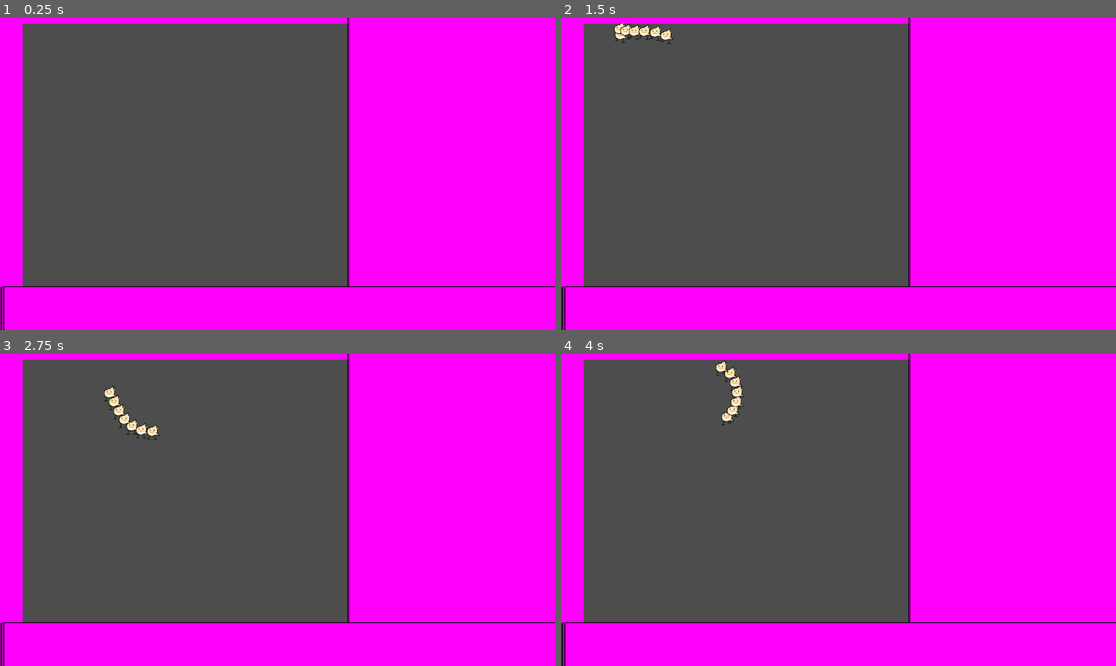
Above: before the commit, frames 1-4 (two rows, left to right).
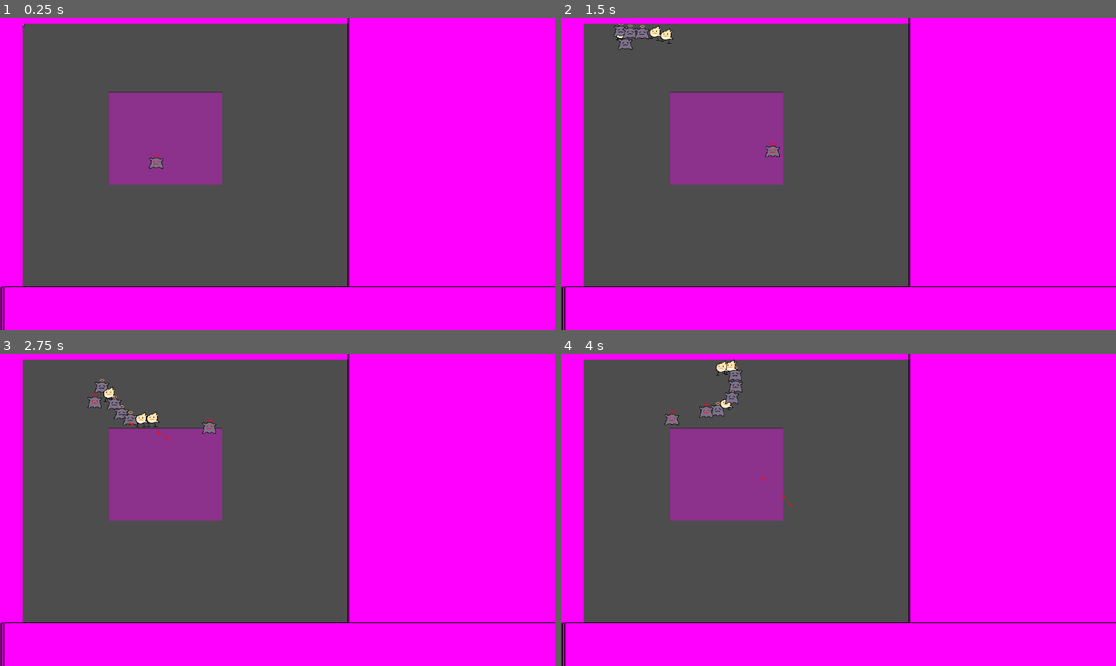
Above: after the commit, the same moments.

Repository: GingerCoderShaman/vtuber-mascot-parade
Game: Godot game, scene res://world/testing_enviroment.tscn
Two runs of this game, one before a commit and one after it. Both use one fixed random seed, a clock stepped at 60 frames per second and the inputs below.
Inputs:
- Up to frame 1 (0.25 s): no input
- Up to frame 2 (1.5 s): hold Right (world_right) 0.53-1.28 s; hold Down (world_down) from 1.28 s (still down)
- Up to frame 3 (2.75 s): release Down (world_down) at 2.03 s; hold Right (world_right) from 2.03 s (still down)
- Up to frame 4 (4 s): release Right (world_right) at 2.78 s; hold Up (world_up) 2.78-3.53 s; hold Left (world_left) from 3.53 s (still down)

The runs differ from the first frame. In frame 1, 6.1% of the frame differs, in the area x 4-41%, y 1-54%; in frame 2, 6.5%; in frame 3, 6.7%; in frame 4, 6.9%, in the area x 18-42%, y 1-54%.

Commit message:
* code from stream 2
code from stream 2, we made the takos mascot as well in stream

added lasers to regular dragoons
added basic enemy
fixed phyiscs box that was not complete first stream.

Diff:
--- a/characters/Character.gd
+++ b/characters/Character.gd
@@ -1,7 +1,25 @@
 class_name Character
 extends CharacterBody2D
 
+const HIT_BOX_LAYER = 2
+
 @export var health: int = 5
 @export var size: float = 6
+@export var haste: float = 1.5
+
+@onready var haste_countdown = haste
 
 @export var hit_box: Area2D
+
+
+func _process(delta: float) -> void:
+	haste_countdown -= delta
+	if(haste_countdown < 0):
+		do_action()
+		haste_countdown = haste
+
+func do_action():
+	pass
+
+func get_controller():
+	return get_parent()
--- a/characters/dragoons/RegularDragoon.gd
+++ b/characters/dragoons/RegularDragoon.gd
@@ -1,6 +1,16 @@
 class_name RegularDragoon
 extends Character
 
-# _process TODO
-#   Fire Lasers every (Haste frames)
-#			Lasers after closest enemy to dragooon.
+func do_action():
+	var laser = load('res://objects/Laser.tscn').instantiate()
+	var enemy = null
+
+	for target in World.current.enemies.get_children():
+		if enemy == null || enemy.global_position.distance_to(global_position) > target.global_position.distance_to(global_position):
+			enemy = target
+	if enemy == null:
+		return
+	laser.set_collision_mask_value(Enemy.HIT_BOX_LAYER, true)
+	laser.rotation = global_position.angle_to_point(enemy.global_position)
+	laser.global_position = get_parent().global_position
+	World.current.objects.add_child(laser)
--- a/characters/dragoons/RegularDragoon.tscn
+++ b/characters/dragoons/RegularDragoon.tscn
@@ -30,6 +30,8 @@
 }]
 
 [node name="RegularDragoon" type="CharacterBody2D"]
+collision_layer = 3
+collision_mask = 4
 script = ExtResource("1_q7nrk")
 
 [node name="CollisionShape2D" type="CollisionShape2D" parent="."]
@@ -37,8 +39,10 @@
 
 [node name="Legs" type="AnimatedSprite2D" parent="."]
 z_index = -3
+texture_filter = 1
 sprite_frames = SubResource("SpriteFrames_ifg2e")
 script = ExtResource("5_nkd81")
 
 [node name="Body" type="Sprite2D" parent="."]
+texture_filter = 1
 texture = ExtResource("5_ewifu")
--- /dev/null
+++ b/characters/hololive/ina/Takodachi.gd
@@ -0,0 +1,7 @@
+class_name Takodachi
+extends Character
+
+# _process TODO
+#   Fire Lasers every (Haste frames)
+#			put healing orbs around map
+#			do some logic with halo
--- /dev/null
+++ b/characters/hololive/ina/Takodachi.tscn
@@ -0,0 +1,44 @@
+[gd_scene load_steps=8 format=3 uid="uid://bgwly6pw4ffjm"]
+
+[ext_resource type="Script" uid="uid://broxfil5ackat" path="res://characters/hololive/ina/Takodachi.gd" id="1_fc3vl"]
+[ext_resource type="Texture2D" uid="uid://jin8deslfl3t" path="res://textures/hololive/ina/takodachi_halo.png" id="2_k4k4w"]
+[ext_resource type="Texture2D" uid="uid://20us4e26qtxh" path="res://textures/hololive/ina/takodachi_base.png" id="3_r75hq"]
+[ext_resource type="Texture2D" uid="uid://brvmxerk58ib1" path="res://textures/hololive/ina/takodachi_moved.png" id="4_1gtcx"]
+[ext_resource type="Script" uid="uid://cu6hrbmtg2cos" path="res://characters/generic/animation_player.gd" id="5_k4k4w"]
+
+[sub_resource type="CircleShape2D" id="CircleShape2D_k4k4w"]
+radius = 12.0
+
+[sub_resource type="SpriteFrames" id="SpriteFrames_74xwd"]
+animations = [{
+"frames": [{
+"duration": 1.0,
+"texture": ExtResource("3_r75hq")
+}, {
+"duration": 1.0,
+"texture": ExtResource("4_1gtcx")
+}],
+"loop": true,
+"name": &"default",
+"speed": 5.0
+}]
+
+[node name="Takodachi" type="CharacterBody2D"]
+collision_layer = 3
+collision_mask = 4
+script = ExtResource("1_fc3vl")
+size = 8.0
+metadata/_custom_type_script = "uid://m8uu7uvs1xj6"
+
+[node name="CollisionShape2D" type="CollisionShape2D" parent="."]
+shape = SubResource("CircleShape2D_k4k4w")
+
+[node name="Halo" type="Sprite2D" parent="."]
+texture_filter = 1
+texture = ExtResource("2_k4k4w")
+
+[node name="AnimatedSprite2D" type="AnimatedSprite2D" parent="."]
+texture_filter = 1
+sprite_frames = SubResource("SpriteFrames_74xwd")
+frame_progress = 0.0810617
+script = ExtResource("5_k4k4w")
--- /dev/null
+++ b/enemy/AngryDragoon.tscn
@@ -0,0 +1,3 @@
+[gd_scene format=3 uid="uid://2ddk8t8h7fgp"]
+
+[node name="AngryDragoon" type="Node2D"]
--- /dev/null
+++ b/enemy/Enemy.gd
@@ -0,0 +1,27 @@
+class_name Enemy
+extends CharacterBody2D
+
+const HIT_BOX_LAYER = 3
+
+@export
+var angle_speed = 3
+
+@export
+var health: int = 3
+
+@onready
+var current_health:int = health
+
+@export
+var enemy_velocity:float = 100
+
+var angle = 0
+
+func get_controller():
+	return self
+
+func take_damage(amount:int=1) -> bool:
+	current_health -= amount
+	if current_health < 0:
+		queue_free()
+	return true
--- /dev/null
+++ b/enemy/hololive/ina/AngryTakodachi.gd
@@ -0,0 +1,16 @@
+class_name AngryTakodachi
+extends Enemy
+
+func _process(delta: float) -> void:
+	if World.current.player.get_children().size() == 0:
+		return
+	var tail = World.current.player.get_child(0)
+	var desired_angle = self.get_angle_to(tail.global_position)
+	angle = rotate_toward(angle, desired_angle, angle_speed * delta)
+	var direction_to = Vector2(cos(angle), sin(angle)) * delta * enemy_velocity
+	position += direction_to
+
+
+func _on_area_2d_body_entered(body) -> void:
+	if body.get_controller().take_damage():
+		take_damage()
--- /dev/null
+++ b/enemy/hololive/ina/AngryTakodachi.tscn
@@ -0,0 +1,51 @@
+[gd_scene load_steps=9 format=3 uid="uid://cwijnq6tsctwf"]
+
+[ext_resource type="Script" uid="uid://qbv2b1aa7fhy" path="res://enemy/hololive/ina/AngryTakodachi.gd" id="1_m7d5w"]
+[ext_resource type="Texture2D" uid="uid://rrobb3luch6" path="res://textures/hololive/ina/takodachi_halo_evil.png" id="1_xu4jl"]
+[ext_resource type="Texture2D" uid="uid://bqgkwegsdcld1" path="res://textures/hololive/ina/angry_takodachi_base.png" id="2_m7d5w"]
+[ext_resource type="Texture2D" uid="uid://dhpaxfsqmugxg" path="res://textures/hololive/ina/angry_takodachi_moved.png" id="3_1xgsf"]
+[ext_resource type="Script" uid="uid://cu6hrbmtg2cos" path="res://characters/generic/animation_player.gd" id="4_6y401"]
+[ext_resource type="Script" uid="uid://b3aiioxeoomvy" path="res://objects/MatchParentMask.gd" id="6_1xgsf"]
+
+[sub_resource type="CircleShape2D" id="CircleShape2D_6y401"]
+radius = 12.0
+
+[sub_resource type="SpriteFrames" id="SpriteFrames_hhhdj"]
+animations = [{
+"frames": [{
+"duration": 1.0,
+"texture": ExtResource("2_m7d5w")
+}, {
+"duration": 1.0,
+"texture": ExtResource("3_1xgsf")
+}],
+"loop": true,
+"name": &"default",
+"speed": 5.0
+}]
+
+[node name="AngryTakodachi" type="CharacterBody2D"]
+collision_layer = 5
+collision_mask = 2
+script = ExtResource("1_m7d5w")
+
+[node name="CollisionShape2D" type="CollisionShape2D" parent="."]
+shape = SubResource("CircleShape2D_6y401")
+
+[node name="Halo" type="Sprite2D" parent="."]
+texture_filter = 1
+texture = ExtResource("1_xu4jl")
+
+[node name="AnimatedSprite2D" type="AnimatedSprite2D" parent="."]
+texture_filter = 1
+sprite_frames = SubResource("SpriteFrames_hhhdj")
+frame_progress = 0.454432
+script = ExtResource("4_6y401")
+
+[node name="Area2D" type="Area2D" parent="."]
+script = ExtResource("6_1xgsf")
+
+[node name="CollisionShape2D" type="CollisionShape2D" parent="Area2D"]
+shape = SubResource("CircleShape2D_6y401")
+
+[connection signal="body_entered" from="Area2D" to="." method="_on_area_2d_body_entered"]
--- /dev/null
+++ b/objects/Laser.gd
@@ -0,0 +1,40 @@
+class_name Laser
+extends CharacterBody2D
+
+@export
+var laser_velocity:float = 150
+
+@export
+var lifetime:float = 10
+
+@export
+var damage:int = 1
+
+@onready
+var remaining_lifetime:float = lifetime
+
+var angle:
+	get:
+		return rotation
+	set(value):
+		rotation = value
+
+func _process(delta: float) -> void:
+	var direction_to = Vector2(cos(angle), sin(angle)) * delta * laser_velocity
+	position += direction_to
+	remaining_lifetime -= delta
+
+	self.modulate.a = (remaining_lifetime/lifetime)
+
+	if remaining_lifetime < 0:
+		queue_free()
+
+func get_controller():
+	return self
+
+func take_damage(_amount:int=1) -> bool:
+	return false
+
+func _on_area_2d_body_entered(body) -> void:
+	if body.get_controller().take_damage(damage):
+		queue_free()
--- /dev/null
+++ b/objects/Laser.tscn
@@ -0,0 +1,33 @@
+[gd_scene load_steps=5 format=3 uid="uid://bc1oqmeyv42ut"]
+
+[ext_resource type="Texture2D" uid="uid://bi2qtl8na4lr4" path="res://textures/generic/laser.png" id="1_5dqfa"]
+[ext_resource type="Script" uid="uid://bxs0a27l7m4fr" path="res://objects/Laser.gd" id="1_8q724"]
+[ext_resource type="Script" uid="uid://b3aiioxeoomvy" path="res://objects/MatchParentMask.gd" id="3_76axf"]
+
+[sub_resource type="RectangleShape2D" id="RectangleShape2D_8q724"]
+size = Vector2(5.25, 8)
+
+[node name="Laser" type="CharacterBody2D"]
+collision_layer = 0
+collision_mask = 0
+script = ExtResource("1_8q724")
+
+[node name="Animation" type="Sprite2D" parent="."]
+texture_filter = 1
+rotation = 1.5708
+texture = ExtResource("1_5dqfa")
+
+[node name="CollisionShape2D" type="CollisionShape2D" parent="."]
+position = Vector2(1, -0.375)
+rotation = 1.5708
+shape = SubResource("RectangleShape2D_8q724")
+
+[node name="Area2D" type="Area2D" parent="."]
+script = ExtResource("3_76axf")
+
+[node name="CollisionShape2D" type="CollisionShape2D" parent="Area2D"]
+position = Vector2(1, -0.375)
+rotation = 1.5708
+shape = SubResource("RectangleShape2D_8q724")
+
+[connection signal="body_entered" from="Area2D" to="." method="_on_area_2d_body_entered"]
--- /dev/null
+++ b/objects/MatchParentMask.gd
@@ -0,0 +1,5 @@
+extends CollisionObject2D
+
+func _ready() -> void:
+	collision_layer = get_parent().collision_layer
+	collision_mask = get_parent().collision_mask
--- a/snake/MascotSnakePart.gd
+++ b/snake/MascotSnakePart.gd
@@ -1,6 +1,7 @@
 class_name MascotSnakePart
 extends Node2D
 
+@export
 var angle_speed = 3
 
 var angle = 0
@@ -11,7 +12,6 @@
 @export
 var velocity = 150
 
-@export
 var current_health:int = 0
 
 @export
@@ -19,16 +19,23 @@
 
 func _ready() -> void:
 	if character == null:
-		character = load("res://characters/dragoons/RegularDragoon.tscn").instantiate()
-		print("body not found, using default template")
+		character = debug_select_character()
 	current_health = character.health
 	add_child(character)
 
 	if superior:
 		velocity = superior.velocity
 
+func debug_select_character():
+	print("body not found, using default template")
+	return load([
+		"res://characters/dragoons/RegularDragoon.tscn",
+		"res://characters/hololive/ina/Takodachi.tscn"
+	].pick_random()).instantiate()
 func _process(delta: float) -> void:
 	var velocity_change = velocity
+	while superior && !is_instance_valid(superior):
+		superior = superior.superior
 	if superior:
 		var distance = position.distance_to(superior.position)
 		var space_consumed = character.size + superior.character.size
@@ -47,3 +54,10 @@
 
 	var direction_to = Vector2(cos(angle), sin(angle)) * delta * velocity_change
 	position += direction_to
+
+
+func take_damage(amount:int=1) -> bool:
+	current_health -= amount
+	if current_health < 0:
+		queue_free()
+	return true
--- a/world/BoundaryBox.gd
+++ b/world/BoundaryBox.gd
@@ -8,13 +8,34 @@
 func _process(_delta: float) -> void:
 	var removes = []
 	for body in bodies:
-		if overlaps_body(body):
-			var snake_part = body.get_parent()
-			var direction_to = Vector2(cos(snake_part.angle), sin(snake_part.angle))
-			var position = snake_part.position
-
-
-			snake_part.angle = atan2(direction_to.y, direction_to.x)
+		if is_instance_valid(body) && overlaps_body(body):
+			var snake_part = body.get_controller()
+			for child in get_children():
+				if child is CollisionShape2D:
+					if child.shape is RectangleShape2D:
+						if child.shape.collide(child.transform, child.shape, snake_part.transform):
+							var position_local = child.to_local(snake_part.position)
+							var angle_transform = child.transform
+							angle_transform.origin = Vector2.ZERO
+							var angle_vectors = angle_transform.affine_inverse() * (Vector2(cos(snake_part.angle), sin(snake_part.angle)))
+							var bounds = child.shape.size/2
+							var diff = position_local
+							if bounds.x-abs(diff.x) < bounds.y-abs(diff.y):
+								if diff.x > 0:
+									angle_vectors.x = abs(angle_vectors.x)
+								else:
+									angle_vectors.x = -abs(angle_vectors.x)
+							else:
+								if diff.y > 0:
+									angle_vectors.y = abs(angle_vectors.y)
+								else:
+									angle_vectors.y = -abs(angle_vectors.y)
+							angle_vectors = angle_transform * (angle_vectors)
+							snake_part.angle = atan2(angle_vectors.y, angle_vectors.x)
+					else:
+						print("Child shape not supported in process")
+				elif child is CollisionObject2D:
+					print("Child object not supported in process")
 		else:
 			removes.append(body)
 	for remove in removes:
--- a/world/PushBox.gd
+++ b/world/PushBox.gd
@@ -18,8 +18,8 @@
 func _process(_delta: float) -> void:
 	var removes = []
 	for body in bodies:
-		if overlaps_body(body):
-			var snake_part = body.get_parent()
+		if is_instance_valid(body) && overlaps_body(body):
+			var snake_part = body.get_controller()
 			var direction_to = Vector2(cos(snake_part.angle), sin(snake_part.angle))
 			match direction:
 				DIRECTION.UP:
--- /dev/null
+++ b/world/World.gd
@@ -0,0 +1,17 @@
+class_name World
+extends Node
+
+static var current
+
+@onready var enemies = %Enemies
+@onready var objects = %Objects
+@onready var player = $Player
+
+func _enter_tree() -> void:
+	if current != null:
+		print("dup world issue!!!")
+		return
+	current = self
+
+func _exit_tree() -> void:
+	current = null
--- /dev/null
+++ b/world/create_enemies.gd
@@ -0,0 +1,15 @@
+extends Node
+
+@export var spawn_time:float = 1.5
+
+var remaining_spawn_time = spawn_time
+
+func _process(delta: float) -> void:
+	remaining_spawn_time -= delta
+
+	if remaining_spawn_time < 0:
+		var tako = load("res://enemy/hololive/ina/AngryTakodachi.tscn").instantiate()
+
+		tako.global_position = Vector2(200,200)
+		add_child(tako)
+		remaining_spawn_time = spawn_time
--- a/world/testing_enviroment.tscn
+++ b/world/testing_enviroment.tscn
@@ -1,7 +1,11 @@
-[gd_scene load_steps=8 format=3 uid="uid://brcylltgphk5r"]
+[gd_scene load_steps=13 format=3 uid="uid://brcylltgphk5r"]
 
+[ext_resource type="Script" uid="uid://dhy4u2bq5aq2k" path="res://world/World.gd" id="1_0usk6"]
 [ext_resource type="Script" uid="uid://83i83o3rj06p" path="res://snake/MascotSnakePart.gd" id="1_agq7g"]
 [ext_resource type="Script" uid="uid://b83sj5rv6p0bd" path="res://world/PushBox.gd" id="2_7cxxk"]
+[ext_resource type="Script" uid="uid://br537khhokaps" path="res://world/BoundaryBox.gd" id="3_xa3br"]
+[ext_resource type="PackedScene" uid="uid://cwijnq6tsctwf" path="res://enemy/hololive/ina/AngryTakodachi.tscn" id="5_jakce"]
+[ext_resource type="Script" uid="uid://t3n3hpcyso07" path="res://world/create_enemies.gd" id="5_k57ho"]
 
 [sub_resource type="RectangleShape2D" id="RectangleShape2D_7cxxk"]
 size = Vector2(1034, 182)
@@ -17,9 +21,14 @@
 [sub_resource type="RectangleShape2D" id="RectangleShape2D_jakce"]
 size = Vector2(1034, 182)
 
-[node name="TestingEnviroment" type="Node2D"]
+[sub_resource type="RectangleShape2D" id="RectangleShape2D_k57ho"]
+size = Vector2(228, 189)
+
+[node name="TestingEnviroment" type="Node"]
+script = ExtResource("1_0usk6")
 
 [node name="Player" type="Node" parent="."]
+unique_name_in_owner = true
 
 [node name="Follower6" type="Node2D" parent="Player" node_paths=PackedStringArray("superior")]
 script = ExtResource("1_agq7g")
@@ -48,55 +57,78 @@
 [node name="Head" type="Node2D" parent="Player"]
 script = ExtResource("1_agq7g")
 
-[node name="World" type="Node" parent="."]
+[node name="Enivroment" type="Node" parent="."]
 
-[node name="Area2D" type="Area2D" parent="World"]
+[node name="Area2D" type="Area2D" parent="Enivroment"]
 script = ExtResource("2_7cxxk")
 direction = 1
 
-[node name="CollisionShape2D" type="CollisionShape2D" parent="World/Area2D"]
+[node name="CollisionShape2D" type="CollisionShape2D" parent="Enivroment/Area2D"]
 position = Vector2(516, -78)
 shape = SubResource("RectangleShape2D_7cxxk")
 
-[node name="Sprite2D" type="Sprite2D" parent="World/Area2D"]
+[node name="Sprite2D" type="Sprite2D" parent="Enivroment/Area2D"]
 position = Vector2(372.5, -84.5)
 scale = Vector2(1.45898, 0.376953)
 texture = SubResource("NoiseTexture2D_7cxxk")
 
-[node name="Area2D2" type="Area2D" parent="World"]
+[node name="Area2D2" type="Area2D" parent="Enivroment"]
 script = ExtResource("2_7cxxk")
 direction = 2
 
-[node name="CollisionShape2D" type="CollisionShape2D" parent="World/Area2D2"]
+[node name="CollisionShape2D" type="CollisionShape2D" parent="Enivroment/Area2D2"]
 position = Vector2(871, 274)
 shape = SubResource("RectangleShape2D_xa3br")
 
-[node name="Sprite2D" type="Sprite2D" parent="World/Area2D2"]
+[node name="Sprite2D" type="Sprite2D" parent="Enivroment/Area2D2"]
 position = Vector2(991.25, 219.875)
 scale = Vector2(1.05371, 1.53857)
 texture = SubResource("NoiseTexture2D_7cxxk")
 
-[node name="Area2D3" type="Area2D" parent="World"]
+[node name="Area2D3" type="Area2D" parent="Enivroment"]
 script = ExtResource("2_7cxxk")
 direction = 3
 
-[node name="CollisionShape2D" type="CollisionShape2D" parent="World/Area2D3"]
+[node name="CollisionShape2D" type="CollisionShape2D" parent="Enivroment/Area2D3"]
 position = Vector2(-116, 295.5)
 shape = SubResource("RectangleShape2D_0usk6")
 
-[node name="Sprite2D" type="Sprite2D" parent="World/Area2D3"]
+[node name="Sprite2D" type="Sprite2D" parent="Enivroment/Area2D3"]
 position = Vector2(-109.5, 288)
 scale = Vector2(0.611328, 1.83203)
 texture = SubResource("NoiseTexture2D_7cxxk")
 
-[node name="Area2D4" type="Area2D" parent="World"]
+[node name="Area2D4" type="Area2D" parent="Enivroment"]
 script = ExtResource("2_7cxxk")
 
-[node name="CollisionShape2D" type="CollisionShape2D" parent="World/Area2D4"]
+[node name="CollisionShape2D" type="CollisionShape2D" parent="Enivroment/Area2D4"]
 position = Vector2(416, 667)
 shape = SubResource("RectangleShape2D_jakce")
 
-[node name="Sprite2D" type="Sprite2D" parent="World/Area2D4"]
+[node name="Sprite2D" type="Sprite2D" parent="Enivroment/Area2D4"]
 position = Vector2(630.25, 654)
 scale = Vector2(2.45605, 0.376953)
 texture = SubResource("NoiseTexture2D_7cxxk")
+
+[node name="Area2D5" type="Area2D" parent="Enivroment"]
+script = ExtResource("3_xa3br")
+
+[node name="CollisionShape2D" type="CollisionShape2D" parent="Enivroment/Area2D5"]
+position = Vector2(341, 247.5)
+shape = SubResource("RectangleShape2D_k57ho")
+
+[node name="Sprite2D" type="Sprite2D" parent="Enivroment/Area2D5"]
+modulate = Color(1, 1, 1, 0.356863)
+position = Vector2(343, 250)
+scale = Vector2(0.4624, 0.376953)
+texture = SubResource("NoiseTexture2D_7cxxk")
+
+[node name="Enemies" type="Node" parent="."]
+unique_name_in_owner = true
+script = ExtResource("5_k57ho")
+
+[node name="AngryTakodachi" parent="Enemies" instance=ExtResource("5_jakce")]
+position = Vector2(300, 300)
+
+[node name="Objects" type="Node" parent="."]
+unique_name_in_owner = true
Not shown, added: characters/hololive/ina/Takodachi.gd.uid
Not shown, added: enemy/Enemy.gd.uid
Not shown, added: enemy/hololive/ina/AngryTakodachi.gd.uid
Not shown, added: objects/Laser.gd.uid
Not shown, added: objects/MatchParentMask.gd.uid
Binary file added: textures/generic/heal.png
Not shown, added: textures/generic/heal.png.import
Binary file added: textures/generic/laser.png
Not shown, added: textures/generic/laser.png.import
Binary file added: textures/hololive/ina/angry_takodachi_base.png
Not shown, added: textures/hololive/ina/angry_takodachi_base.png.import
Binary file added: textures/hololive/ina/angry_takodachi_moved.png
(and 11 more such lines)
